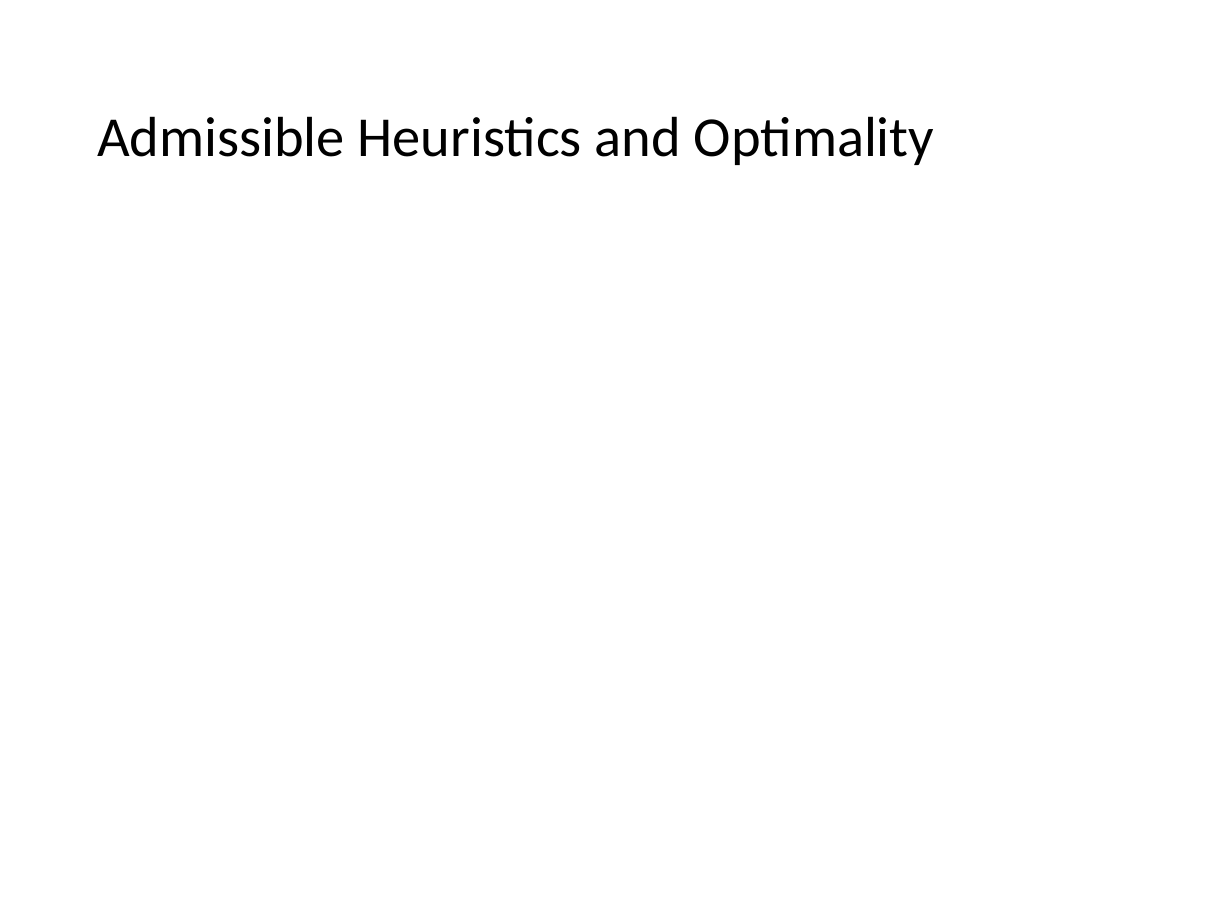
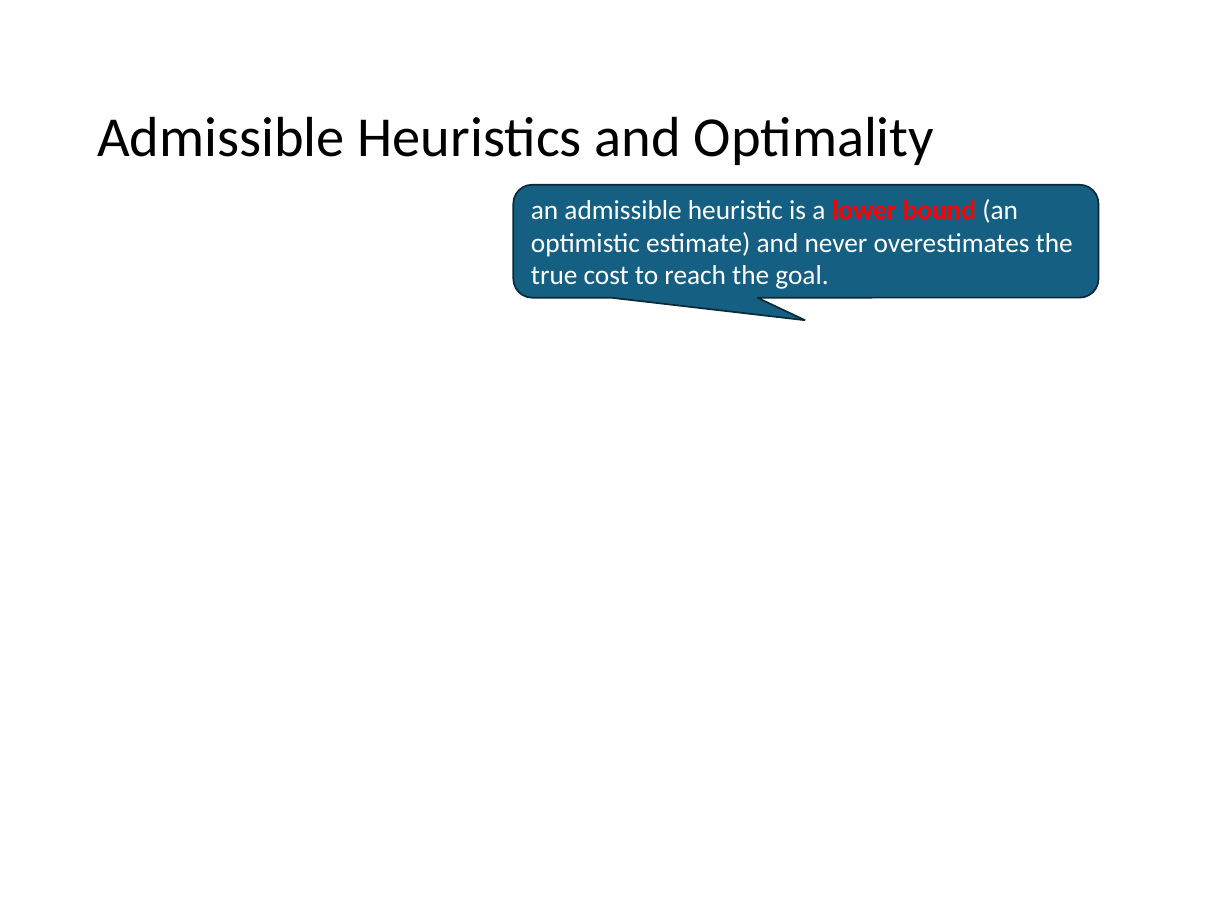
Before and after one commit to kunleola/CS7320, a slide deck: slide 76 of slides/03_search.pptx. Drawn at 1232x924 pixels with LibreOffice and Linux fonts; fonts in the diff are those of the drawing; grey boxes stand for pictures. Boxes give left, top, right and bottom in pixels: in the first picture for what was removed or moved away, otherwise in the second. Text is boxed around its words. In the diff, an @@ line names an element or a change of style, - is before the commit and + after.

```diff
--- a/slides/03_search.pptx
+++ b/slides/03_search.pptx
@@ rounded speech box added at <box>514,185,1099,298</box>, fill #156082, outline #092A39 1 pt, 16 pt, text #FFFFFF @@
+an admissible heuristic is a lower bound (an optimistic estimate) and never overestimates the true cost to reach the goal.
```
Also in this commit, not shown: 2 other slides changed, 1 other file.
